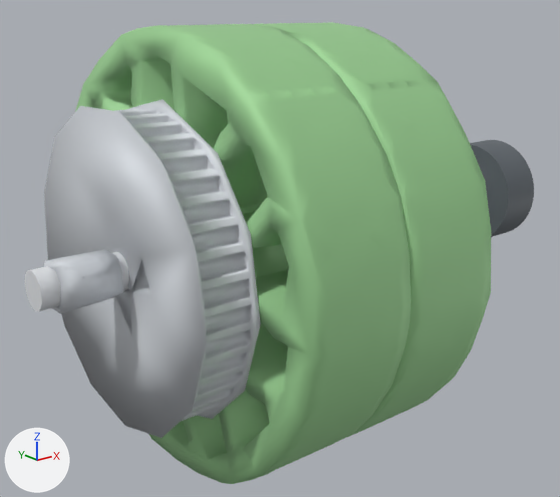
An edit to the glTF model cad/advantagescope/Robot_BIOBUZZ/model_5.glb, drawn before and after from the same camera.
Camera for both pictures: a 50 mm camera at (-0.1535, -0.3055, 0.1439) aimed at (-0.0407, -0.1644, 0.0875). The axes (+X, +Y, +Z) are drawn at lower left. The lights are the same throughout. The first picture is the older version. Vertices at exactly the same position are counted once.

Names of what the first picture shows: 'part_0', 'part_1', 'part_3', 'part_4'.
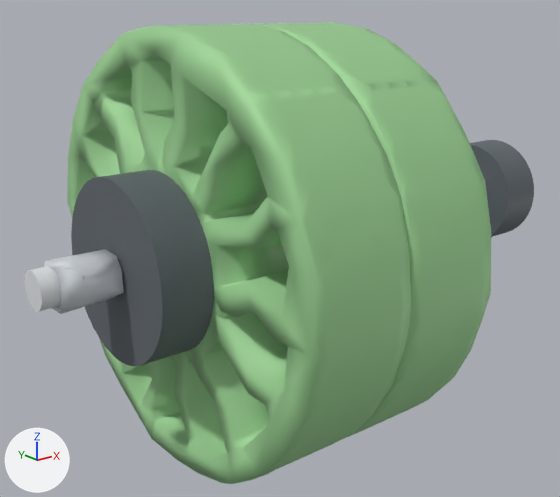
The newer file is also turned or shifted as a whole; pictures and numbers use the older file's frame.

The change in detail:
me_part_0 is used by ob_part_0; location (0.0, 0.0, 0.0).
me_part_0 had 4115 vertices, 8276 faces and spanned x -0.1003..-0.0119, y -0.2032..-0.136, z 0.0587..0.1266.
me_part_0 now has 1340 vertices, 2712 faces and spans x -0.1003..-0.0119, y -0.1856..-0.1534, z 0.0768..0.1081.
me_part_0 part 1: the loose piece of 2775 vertices spanning x -0.0878..-0.0639, y -0.2032..-0.136, z 0.0587..0.1266 is deleted.
me_part_4 is used by ob_part_4; location (0.0, 0.0, 0.0).
me_part_4 had 96 vertices, 188 faces and spanned x 0.0246..0.0366, y -0.1828..-0.1548, z 0.0785..0.1065.
me_part_4 now has 192 vertices, 376 faces and spans x -0.0873..0.0366, y -0.1882..-0.1494, z 0.0732..0.1119.
me_part_4 part 2: the loose piece of 96 vertices spanning x 0.0246..0.0366, y -0.1828..-0.1548, z 0.0785..0.1065 is copied, and the copy is scaled about its middle by (1, 1.39, 1.39), then moved by (-0.1119, 0.0, 0.0); it spans x -0.0873..-0.0753, y -0.1882..-0.1494, z 0.0732..0.1119.
Other edits to the shape of me_part_4 do not show in these pictures.

Boxes [x1, y1, x2, y2] around the edits, measured in the pictures (560 x 497 px):
'part_0', reshaped
    before: [44, 99, 261, 438]
    after: [44, 249, 123, 314]
part 1 of me_part_0, deleted
    before: [44, 99, 261, 438]
part 2 of me_part_4, added
    after: [71, 170, 214, 366]
